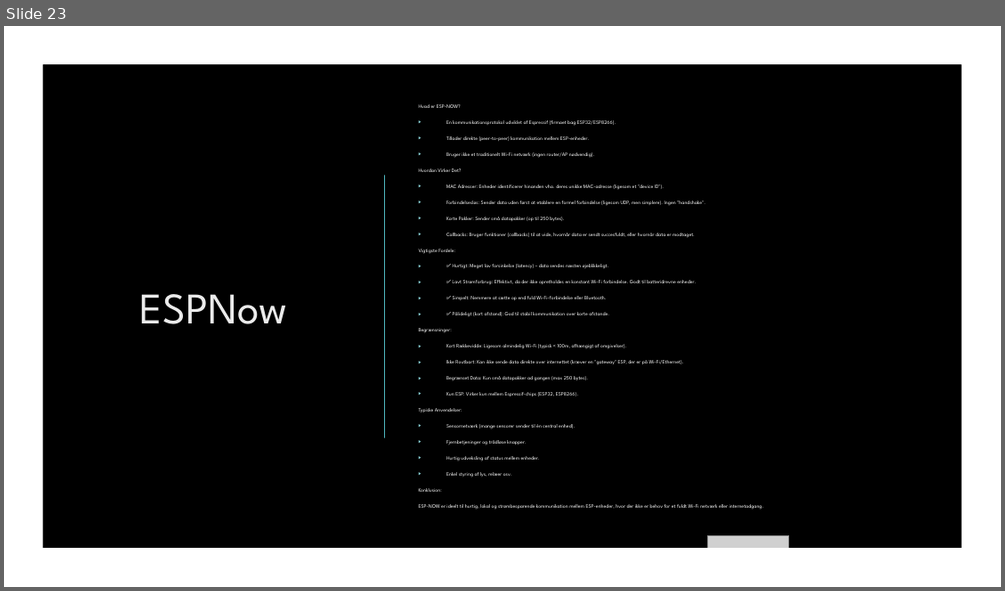
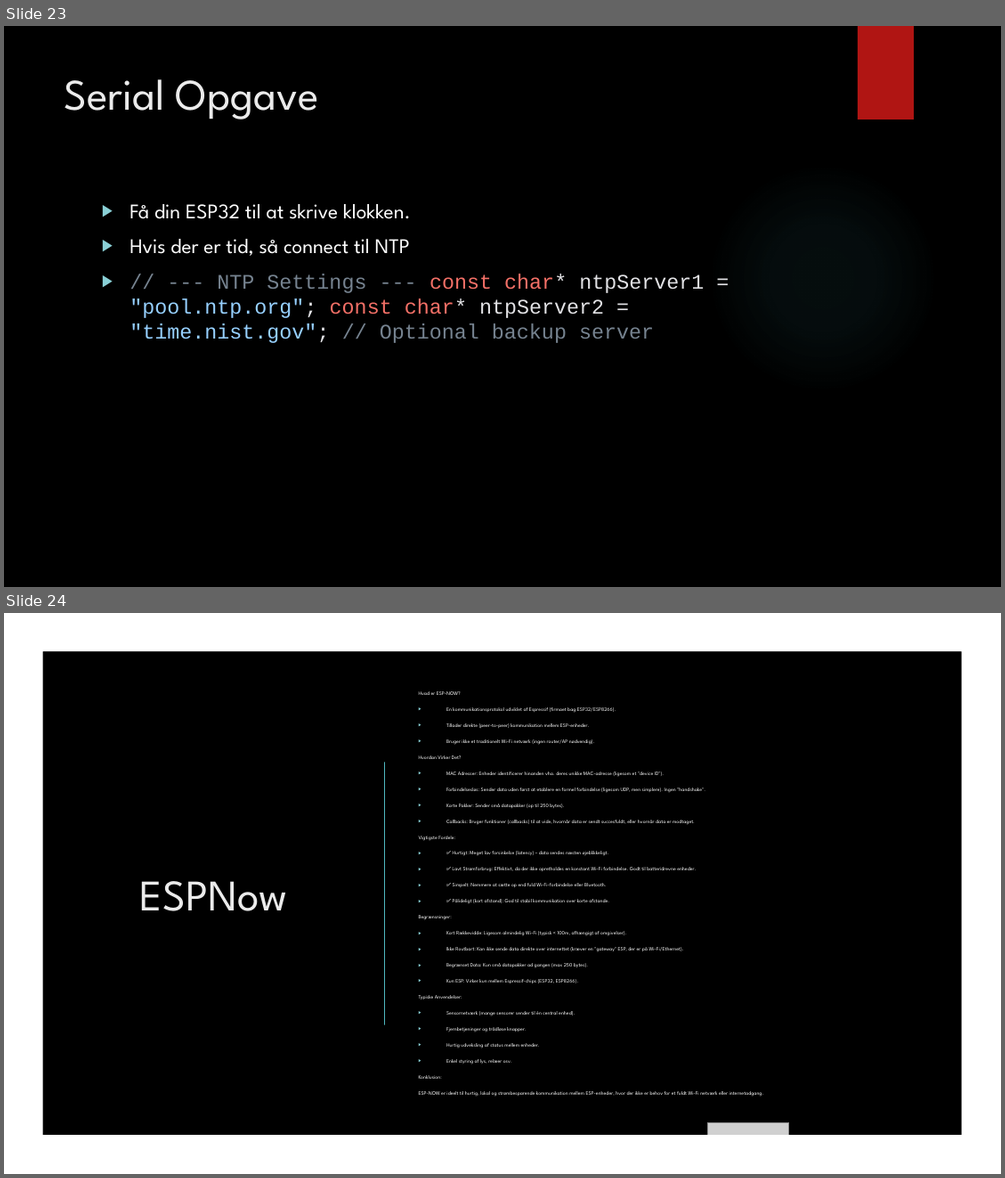
Before and after one commit to FrithiofJensen/KiCad2025, a slide deck: Kicad 2025.pptx. Shown one above the other, each under a label of ours: slide 23 before the commit, slides 23 and 24 after it. The pictures are 1005x591 and 1005x1178 pixels, drawn with LibreOffice and Linux fonts; fonts in the diff are those of the drawing; grey boxes stand for pictures; background and template pictures are left out. Boxes give left, top, right and bottom in pixels: in the first picture for what was removed or moved away, otherwise in the second. Text is boxed around its words. In the diff, an @@ line names an element or a change of style, - is before the commit and + after.

```diff
--- a/Kicad 2025.pptx
+++ b/Kicad 2025.pptx
@@ slide 23 added at (x1=4, y1=26, x2=1001, y2=587), background picture (left out); not listed: 1 template element that a slide beside it also shows @@
@@ title added at (x1=65, y1=79, x2=318, y2=119), 42 pt, text #EBEBEB @@
+Serial Opgave
@@ ellipse added at (x1=708, y1=163, x2=938, y2=394), fill gradient #50B9C1 @@
@@ text added at (x1=129, y1=204, x2=704, y2=343), 20 pt, text #FFFFFF @@
+▶ Få din ESP32 til at skrive klokken.
+▶ Hvis der er tid, så connect til NTP
+▶ // --- NTP Settings --- const char* ntpServer1 = "pool.ntp.org"; const char* ntpServer2 = "time.nist.gov"; // Optional backup server
@@ what was slide 23 is now slide 24 @@
```
Also in this commit, not shown: 3 other files.
